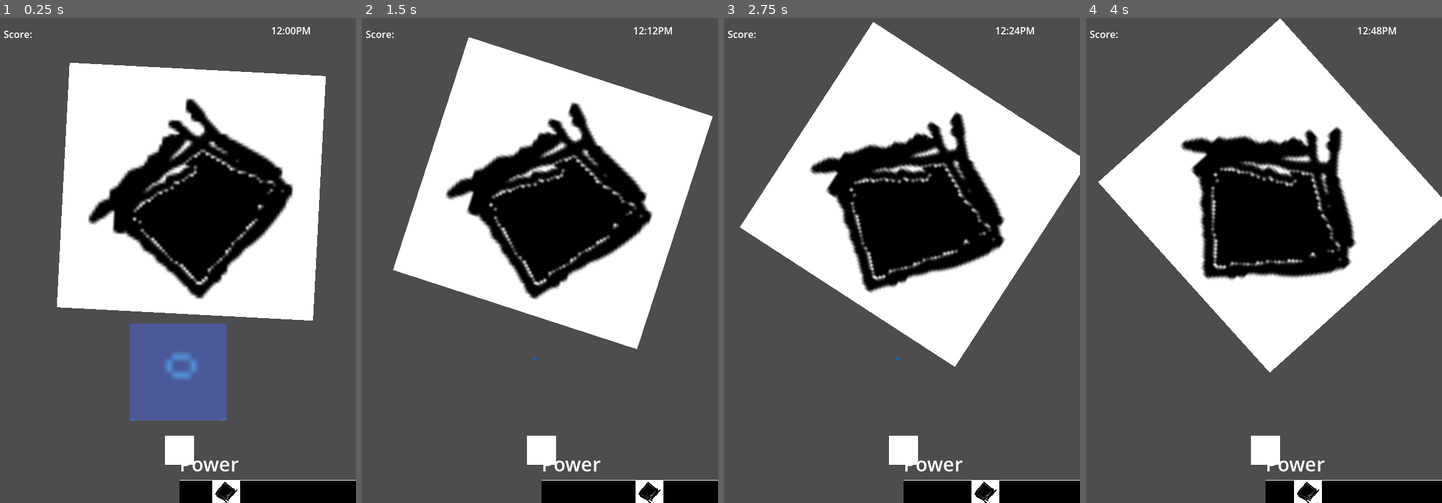
Above: before the commit, frames 1-4 (left to right).
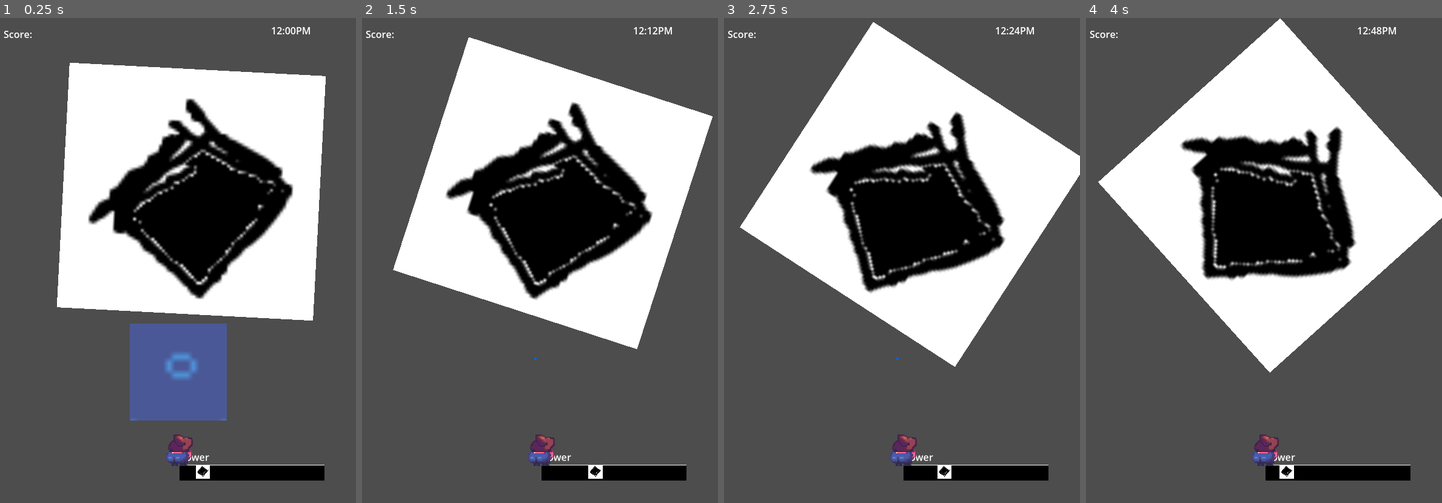
Above: after the commit, the same moments.

Repository: AndrewJDGalga/ggj2024
Game: Godot game, scene res://levels/testaj.tscn
Same seed, same stepped clock (60 frames per second), same inputs: the game is played once before the commit and once after it. The project has no main scene, so this scene is started directly.
Inputs:
- Up to frame 1 (0.25 s): no input
- Up to frame 2 (1.5 s): tap Enter (ui_accept) at 0.5, 0.77 s; hold Up (action1) 0.53-1.28 s; tap Down (action2) at 1.35 s
- Up to frame 3 (2.75 s): tap Enter (ui_accept) at 1.52 s; hold Up (action1) from 2.03 s (still down)
- Up to frame 4 (4 s): release Up (action1) at 2.78 s; tap Down (action2) at 2.85 s; tap Enter (ui_accept) at 3.02, 3.77 s; hold Up (action1) from 3.53 s (still down)

The runs differ from the first frame. In frame 1, 4.2% of the frame differs, in the area x 46-100%, y 85-100%; in frame 2, 4.2%; in frame 3, 4.2%; in frame 4, 4.2%.

Commit message:
player sprite

Diff:
--- a/UI/GolfMeter/golf_meter_v.tscn
+++ b/UI/GolfMeter/golf_meter_v.tscn
@@ -19,8 +19,8 @@
 anchor_right = 0.852
 anchor_bottom = 0.095
 offset_left = -0.0130002
-offset_right = 0.0839844
-offset_bottom = 0.034996
+offset_right = -152.916
+offset_bottom = -6.965
 text = "test"
 label_settings = ExtResource("1_bu7fm")
 horizontal_alignment = 1
@@ -32,9 +32,8 @@
 anchors_preset = 0
 anchor_right = 0.0
 anchor_bottom = 0.0
-offset_left = 50.0
 offset_top = 0.0
-offset_right = 531.0
+offset_right = 481.0
 offset_bottom = 52.0
 rotation = 1.5708
 pivot_offset = Vector2(0, 52)
--- a/entities/curtis.tscn
+++ b/entities/curtis.tscn
@@ -6,6 +6,7 @@
 [ext_resource type="PackedScene" uid="uid://en2xq5wxjh10" path="res://UI/balance_meter.tscn" id="3_kl8f3"]
 [ext_resource type="PackedScene" uid="uid://12ecr48on814" path="res://UI/GolfMeter/golf_meter_h.tscn" id="5_ly0wr"]
 [ext_resource type="PackedScene" uid="uid://b3p6yc14m14xh" path="res://UI/GolfMeter/golf_meter_v.tscn" id="6_7ga4n"]
+[ext_resource type="Texture2D" uid="uid://bigsaghikrr34" path="res://assets/art/Curtis.png" id="7_1tjwj"]
 
 [sub_resource type="CircleShape2D" id="CircleShape2D_7g544"]
 radius = 24.0
@@ -27,6 +28,7 @@
 shape = SubResource("CircleShape2D_7g544")
 
 [node name="testbody" type="ColorRect" parent="."]
+visible = false
 offset_left = -24.0
 offset_top = -24.0
 offset_right = 24.0
@@ -48,8 +50,18 @@
 scale = Vector2(0.5, 0.5)
 
 [node name="GolfMeterH" parent="." instance=ExtResource("5_ly0wr")]
+scale = Vector2(0.5, 0.5)
 
 [node name="GolfMeterV" parent="." instance=ExtResource("6_7ga4n")]
+offset_left = 115.0
+offset_top = -111.0
+offset_right = 115.0
+offset_bottom = -111.0
+scale = Vector2(0.5, 0.5)
+
+[node name="Sprite2D" type="Sprite2D" parent="."]
+scale = Vector2(0.2, 0.2)
+texture = ExtResource("7_1tjwj")
 
 [connection signal="successful_landing" from="fishing_lure" to="." method="_on_fishing_lure_successful_landing"]
 [connection signal="animation_finished" from="AnimationPlayer" to="." method="_on_animation_player_animation_finished"]
Not shown: 1 places in entities/curtis.tscn that only renumber resources
